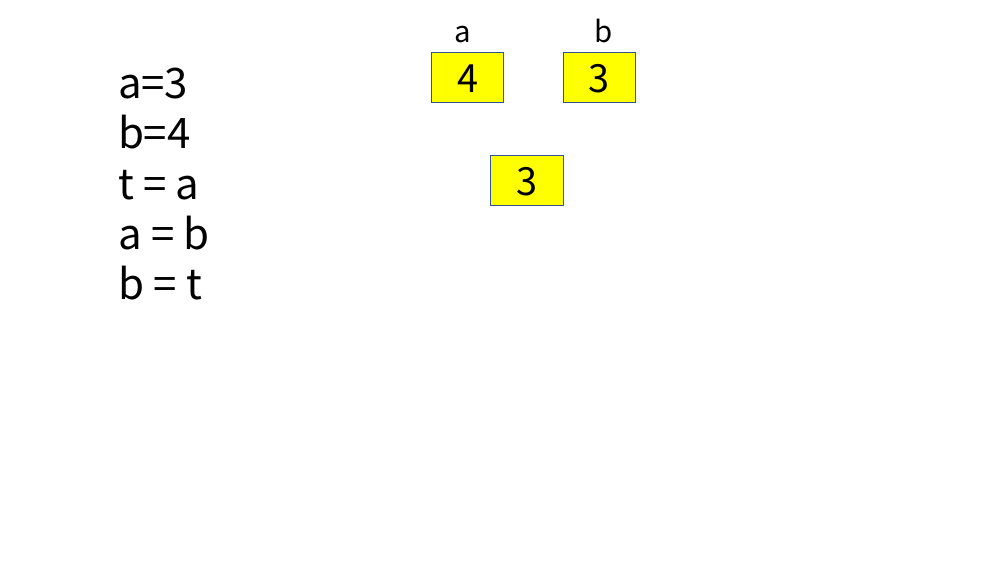
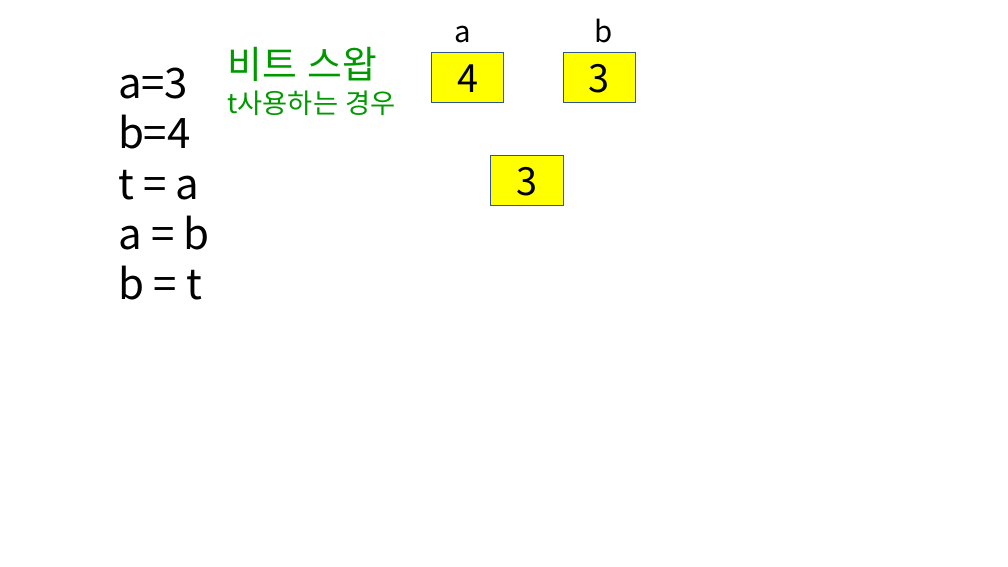
Before and after one commit to kjungmo/2020SBA_pythonAlgorithm, a slide deck: slide 23 of 파이썬.pptx. Drawn at 1008x567 pixels with LibreOffice and Linux fonts; fonts in the diff are those of the drawing. Boxes give left, top, right and bottom in pixels: in the first picture for what was removed or moved away, otherwise in the second. Text is boxed around its words. In the diff, an @@ line names an element or a change of style, - is before the commit and + after.

```diff
--- a/파이썬.pptx
+++ b/파이썬.pptx
@@ text added at (227, 46, 396, 115), 26 pt, text #009900 @@
+비트 스왑
+t사용하는 경우
```
Also in this commit, not shown: 14 other slides changed.
